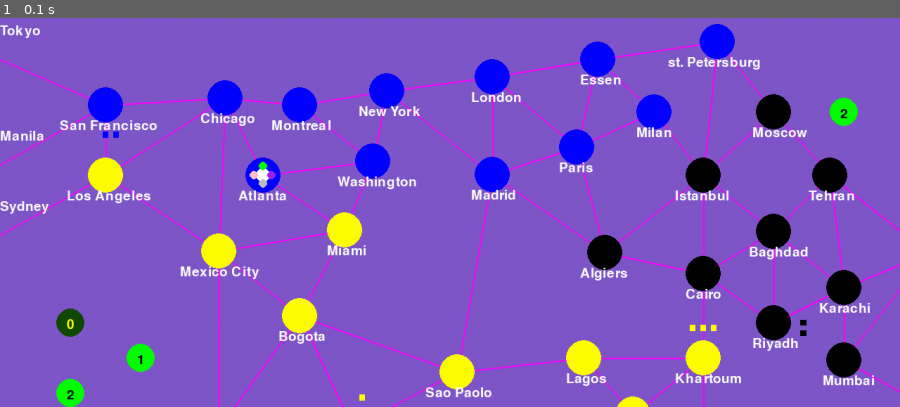
Above: before the commit, frame 1.
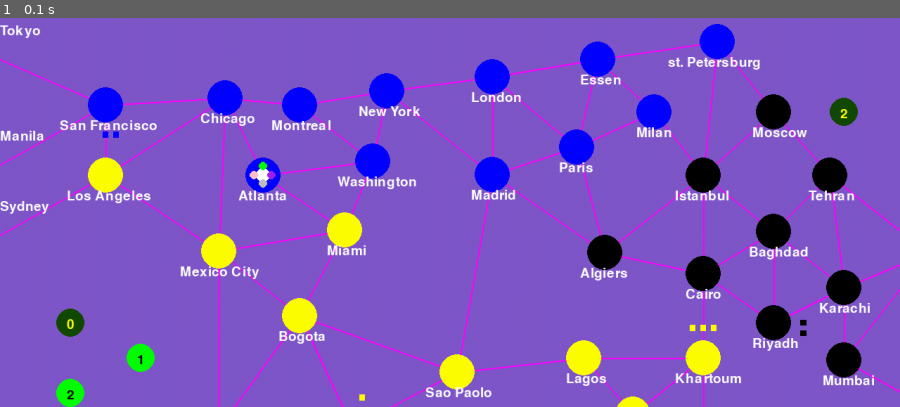
Above: after the commit, the same moment.

Repository: idonacmias/pandemic-pygame
Game: pygame game, started from app.py
Same seed, same stepped clock (60 frames per second), same inputs: the game is played once before the commit and once after it.
Inputs:
- Up to frame 1 (0.1 s): no input

The runs differ from the first frame. In frame 1, 0.2% of the frame differs, in the area x 92-96%, y 20-28%.

Commit message:
outbreack func incrise outbreack cunter in BordState, INFACTION_SCALE_CUNTER is now in data constances.

Diff:
--- a/data/BordState.py
+++ b/data/BordState.py
@@ -1,7 +1,7 @@
 import pygame
 from dataclasses import dataclass, field
 from .cities import cities
-from .constances import FIRST_CITY, MAX_RESEARCH_STATION, MAX_DISEASE_CUBE
+from .constances import FIRST_CITY, MAX_RESEARCH_STATION, MAX_DISEASE_CUBE, INFACTION_SCALE_CUNTER
 from random import shuffle
 
 
@@ -10,8 +10,8 @@
     outbreack  = 0
     cure  = [0] * 4
     disease_cube = [MAX_DISEASE_CUBE] * 4
-    infaction_rate = 1
-    infaction_scale_cunter = [2, 2, 2, 3, 3, 4, 4]
+    infaction_rate = 0
+    infaction_scale_cunter = INFACTION_SCALE_CUNTER
 
     num_research_station = MAX_RESEARCH_STATION - 1
     research_stations = [FIRST_CITY]
--- a/data/constances.py
+++ b/data/constances.py
@@ -2,3 +2,4 @@
 ACTION_PER_TURN = 4
 MAX_DISEASE_CUBE = 24
 MAX_RESEARCH_STATION = 6
+INFACTION_SCALE_CUNTER = [2, 2, 2, 3, 3, 4, 4]
--- a/lib/infaction.py
+++ b/lib/infaction.py
@@ -14,27 +14,28 @@
     infected_cards_drawn = draw_infected_cards(bord_state)
     for city in infected_cards_drawn:
         diseas_color = city.color
-        add_diseas_to_city(city, diseas_color, outbreack_cities=[])
+        add_diseas_to_city(city, diseas_color, outbreack_cities=[], bord_state=bord_state)
 
 
 def draw_infected_cards(bord_state, num_card_to_draw=None):
+    if not num_card_to_draw: num_card_to_draw = bord_state.infaction_scale_cunter[bord_state.infaction_rate]
 
-    if not num_card_to_draw: num_card_to_draw = bord_state.infaction_scale_cunter[bord_state.infaction_rate]
     infected_cards_drawn = bord_state.infaction_cards[:num_card_to_draw]
     bord_state.infaction_cards = bord_state.infaction_cards[num_card_to_draw:]
     bord_state.infaction_discard_cards += infected_cards_drawn
     return infected_cards_drawn
 
 
-def add_diseas_to_city(city, diseas_color, outbreack_cities=None, num_disease_cubes=1):
+def add_diseas_to_city(city, diseas_color, num_disease_cubes=1, outbreack_cities=None, bord_state=None):
     if city.disease_cubes[diseas_color] < 3:
         city.disease_cubes[diseas_color] += num_disease_cubes
 
     elif city not in outbreack_cities:
-        outbreack(city, outbreack_cities, diseas_color)
+        outbreack(city, outbreack_cities, diseas_color, bord_state)
 
 
-def outbreack(city, outbreack_cities, diseas_color):
+def outbreack(city, outbreack_cities, diseas_color, bord_state):
     outbreack_cities.append(city)
+    bord_state.outbreack += 1
     for city_name in city.routes:
-        add_diseas_to_city(cities[city_name], diseas_color, outbreack_cities=outbreack_cities)
+        add_diseas_to_city(cities[city_name], diseas_color, outbreack_cities=outbreack_cities, bord_state=bord_state)
